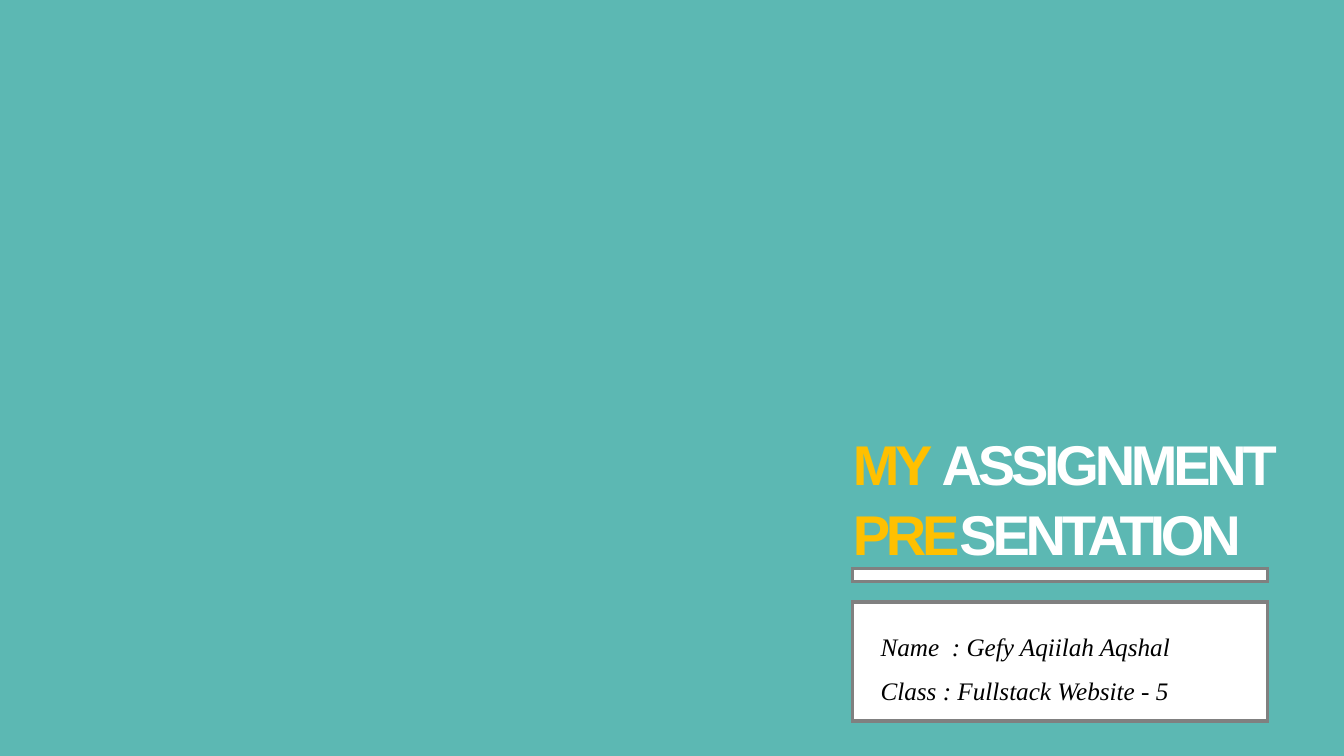
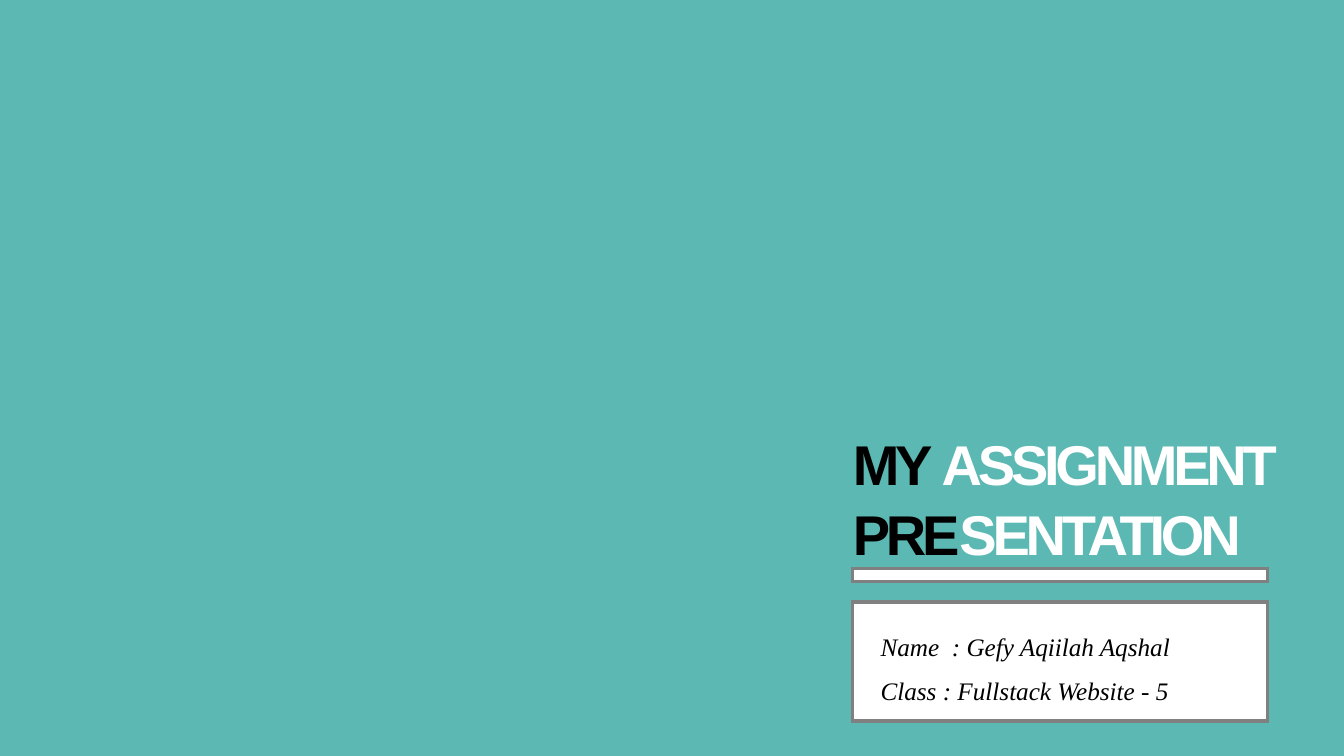
Before and after one commit to Gefyaqiilah/Arkademy-FullstackWebsite-5, a slide deck: slide 1 of Week2/Javascript/27-10-2020/pptx/26-10-2020 - 27-10-2020.pptx. Drawn at 1344x756 pixels with LibreOffice and Linux fonts; fonts in the diff are those of the drawing; background and template pictures are left out; a plain dark background stands for a picture behind light text. Boxes give left, top, right and bottom in pixels: in the first picture for what was removed or moved away, otherwise in the second. Text is boxed around its words. In the diff, an @@ line names an element or a change of style, - is before the commit and + after.

```diff
--- a/Week2/Javascript/27-10-2020/pptx/26-10-2020 - 27-10-2020.pptx
+++ b/Week2/Javascript/27-10-2020/pptx/26-10-2020 - 27-10-2020.pptx
@@ title "MY ASSIGNMENT PRESENTATION" at <box>853,446,1277,556</box>: text colour #FFC000 to #000000 in "MY PRESENTATION" @@
```
Also in this commit, not shown: 2 other files.
